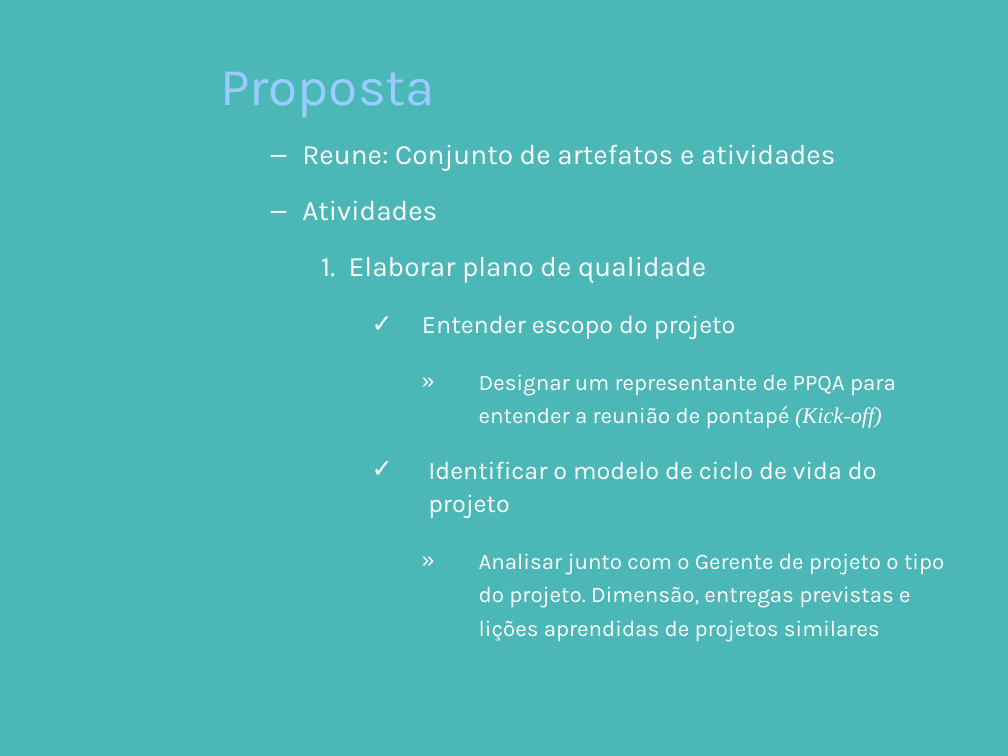
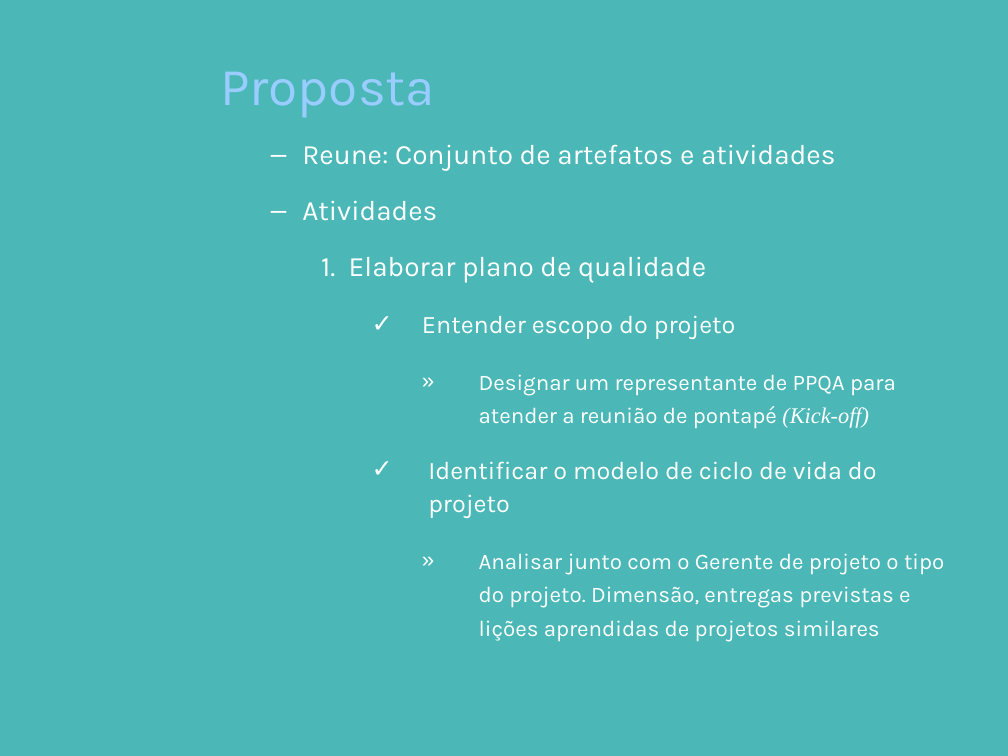
Before and after one commit to pddnew/monografia, a slide deck: slide 22 of presentation/presentation_1.0.0.pptx. Drawn at 1008x756 pixels with LibreOffice and Linux fonts; fonts in the diff are those of the drawing; background and template pictures are left out. Boxes give left, top, right and bottom in pixels: in the first picture for what was removed or moved away, otherwise in the second. Text is boxed around its words. In the diff, an @@ line names an element or a change of style, - is before the commit and + after.

```diff
--- a/presentation/presentation_1.0.0.pptx
+++ b/presentation/presentation_1.0.0.pptx
@@ text at (479, 374, 896, 429): text changed @@
-        » Designar um representante de PPQA para entender a reunião de pontapé (Kick-off)
+        » Designar um representante de PPQA para atender a reunião de pontapé (Kick-off)
```
Also in this commit, not shown: 2 other slides changed, 1 other file.
